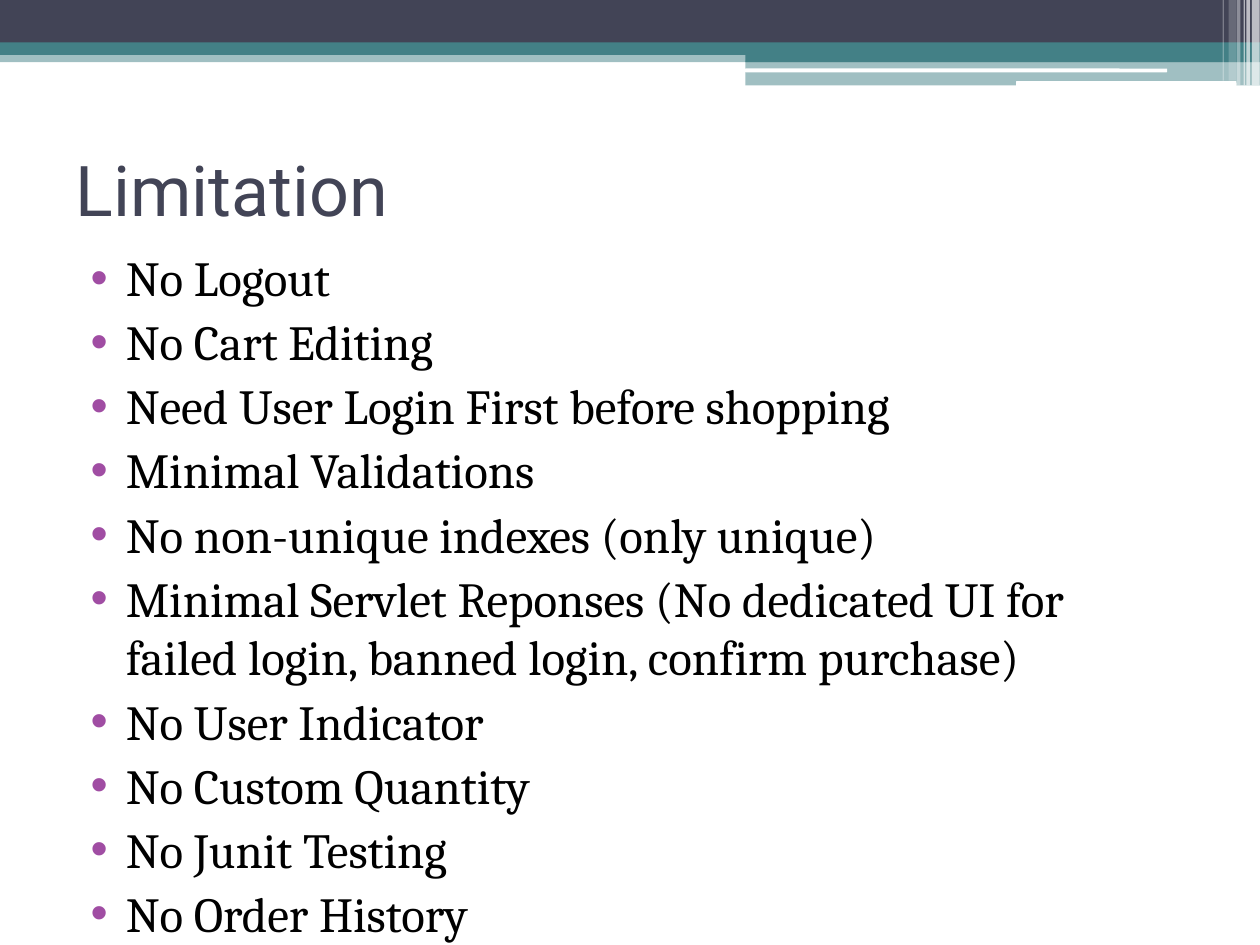
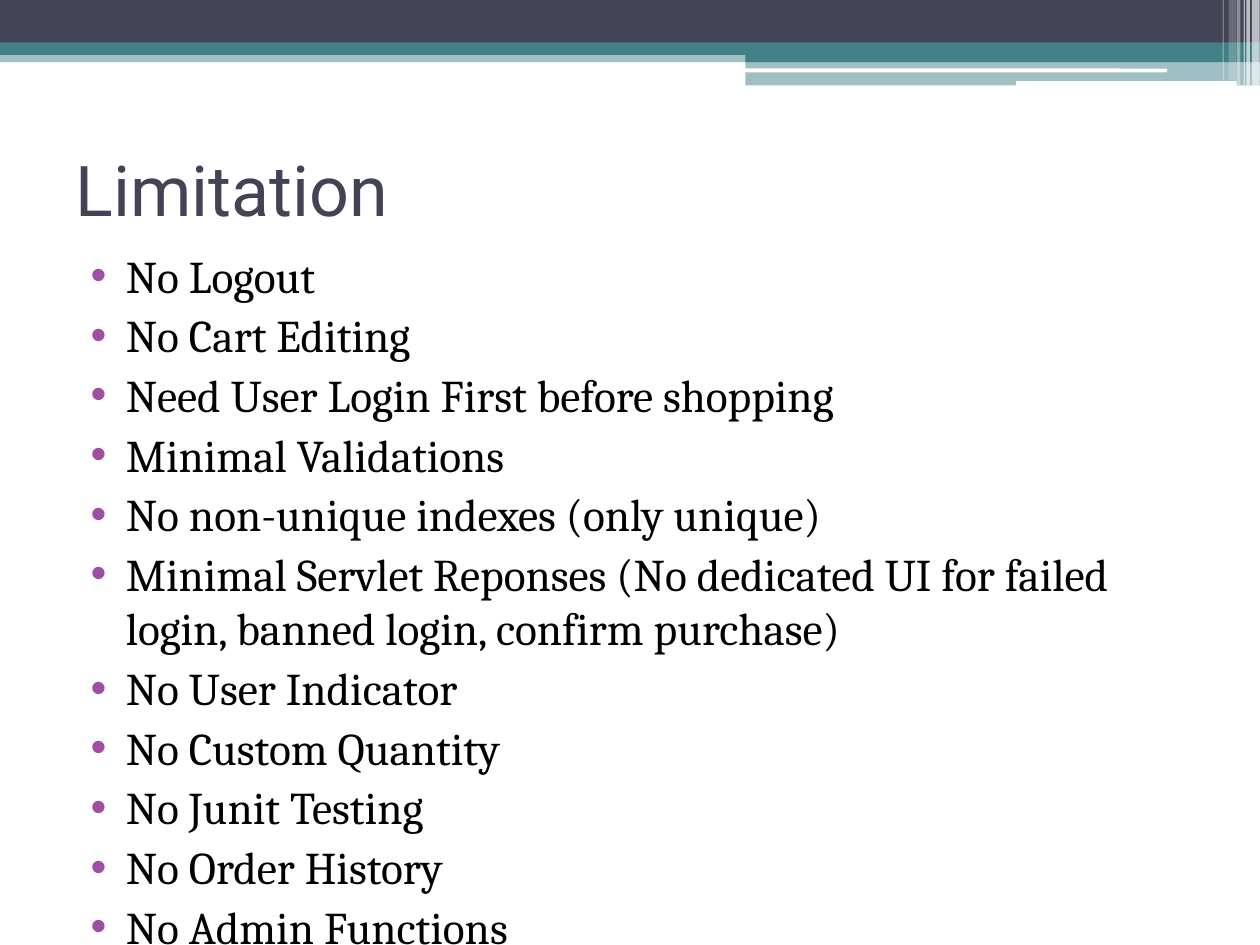
Before and after one commit to MNLBC/Group2Projects, a slide deck: slide 9 of 7. Group Project/W4D4_Project/Watch Me Whip.pptx. Drawn at 1260x945 pixels with LibreOffice and Linux fonts; fonts in the diff are those of the drawing. Boxes give left, top, right and bottom in pixels: in the first picture for what was removed or moved away, otherwise in the second. Text is boxed around its words. In the diff, an @@ line names an element or a change of style, - is before the commit and + after.

```diff
--- a/7. Group Project/W4D4_Project/Watch Me Whip.pptx
+++ b/7. Group Project/W4D4_Project/Watch Me Whip.pptx
@@ text at (x1=126, y1=262, x2=1108, y2=894): paragraph added @@
+• No Admin Functions
@@ text at (x1=126, y1=262, x2=1108, y2=894): size 28 to 25.9 pt @@
```
Also in this commit, not shown: 2 other files.
